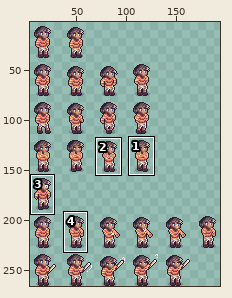
Two states of a sprite sheet, Assets/Sprites/Characters/Player/player_spritesheet.png. The first picture is a wide view before the edit; the outline marks the close-up.
Close-up. Old version:
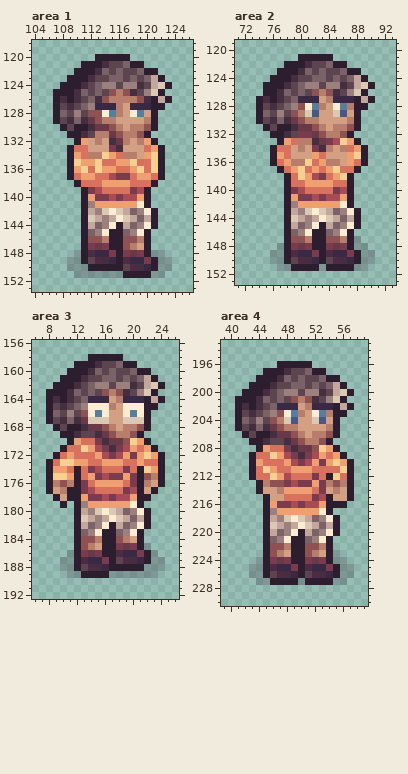
The file is 198x266 pixels. Shown: area 1: x 104..126, y 118..153; area 2: x 71..93, y 119..153; area 3: x 6..26, y 156..192; area 4: x 39..59, y 193..230. The wide view leaves out empty margins. The commit also changed other parts of the picture, which this record leaves out.
New version:
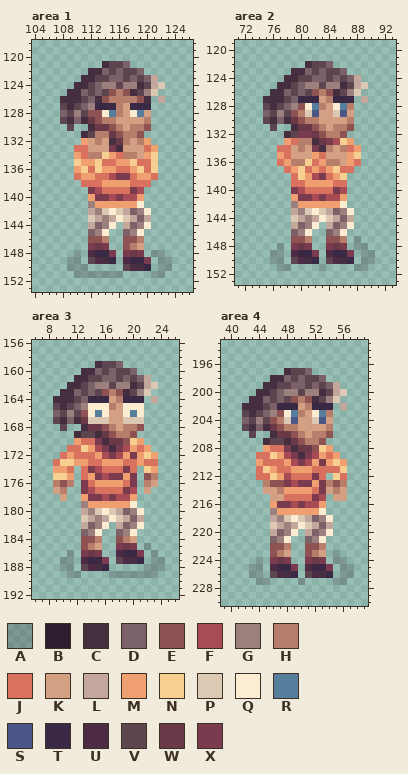
Palette (. is transparent): A #2d1e2f3c  B #2d1e2f  C #452e3f  D #7b6268  E #8f5252  F #a94b54  G #9c807e  H #b87e6c  J #d8725e  K #d3a084  L #c3a79c  M #f09f71  N #f7cf91  P #dbc9b4  Q #fcecd1  R #577f9d  S #4a5786  T #392945  U #4e2b45  V #5d4550  W #6a3948  X #7a3b4f
Changes in this commit:
Changed rows in their new state; - is an unchanged pixel.
Area 1:
first column x 107:
120 ------.....------
121 ----...----..----
122 ---..C-------..--
123 --..C----------.-
124 -..C------------.
125 ..C------------.-
126 .-C-----------.-.
127 .-------------..-
128 .-------------.--
129 .-------------.--
130 -.-..---------.--
131 --..---------.---
132 ---.----------.--
133 --.------------.-
134 --.------------.-
135 --.------------.-
136 --.------------.-
137 --.------------.-
138 ---.----------.--
139 ----.--------.---
140 ----.--------.---
141 ----.--------.---
142 ----.---------.--
143 ----.---------.--
144 ----.----.----.--
145 ----.---..---.---
146 ----.---..---.---
147 ----.---..---.---
148 ----.----.---.---
149 ----.----.----.--
150 -----.....----.--
151 ----------....---
Area 2:
first column x 74:
121 ------.....------
122 ----...----..----
123 ---..C-------..--
124 --..C----------.-
125 -..C------------.
126 -.C------------.-
127 .-C-----------.-.
128 .-------------..-
129 .-------------.--
130 .-------------.--
131 -.-..---------.--
132 --..---------.---
133 ---.----------.--
134 --.------------.-
135 --.------------.-
136 --.------------.-
137 ---.----------.--
138 ----.--------.---
139 ----.--------.---
140 ----.--------.---
141 ----.--------.---
142 ----.--------.---
143 ----.---------.--
144 ----.---------.--
145 ----.----.----.--
146 ----.---..---.---
147 ----.---..---.---
148 ----.---..---.---
149 ----.----.----.--
150 ----.----.----.--
151 -----....-....---
Area 3:
first column x 8:
158 ------.....------
159 ----...----..----
160 ---..C-------..--
161 --..C----------.-
162 -..C------------.
163 ..C------------.-
164 .-C-----------.-.
165 .-------------..-
166 .-------------.--
167 .-------------.--
168 -.-..---------.--
169 --..---------.---
170 ---.----------.--
171 --.------------.-
172 -.--------------.
173 .---------------.
174 .---.--------.--.
175 .---.--------.--.
176 .---.--------.--.
177 .--..--------.-.-
178 -.-..--------..--
179 --.-.--------.---
180 ----.---------.--
181 ----.---------.--
182 ----.----.----.--
183 ----.---..---.---
184 ----.---..---.---
185 ----.---..---.---
186 ----.---..----.--
187 ----.----.----.--
188 ----.----.....---
189 -----....--------
Area 4:
first column x 41:
196 ------.....------
197 ----...----..----
198 ---..C-------..--
199 --..C----------.-
200 -..C------------.
201 ..C------------.-
202 .-C-----------.-.
203 .-------------..-
204 .-------------.--
205 .-------------.--
206 -.-..---------.--
207 --..---------.---
208 ---.----------.--
209 --.------------.-
210 --.-------------.
211 --.-------------.
212 --.----------.--.
213 ---.------------.
214 ---.------------.
215 ----.--------.--.
216 ----.--------...-
217 ----.--------.---
218 ----.---------.--
219 ----.---------.--
220 ----.----.----.--
221 ----.---..---.---
222 ----.---..---.---
223 ----.---..---.---
224 ----.---..---.---
225 ----.----.----.--
226 ----.----.----.--
227 -----....-....---
